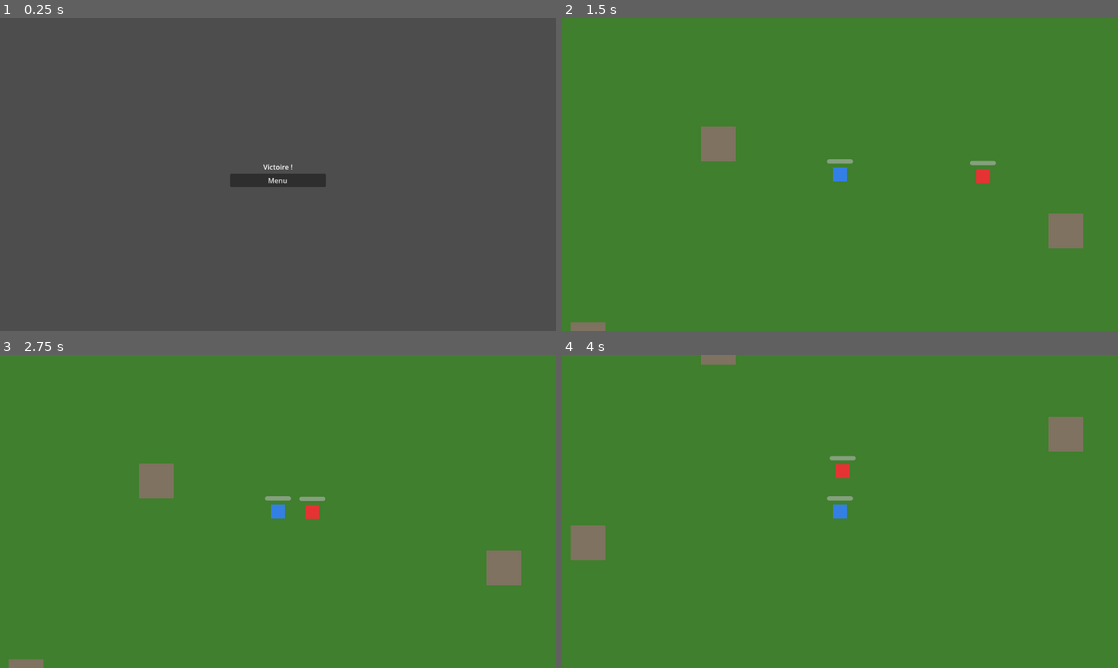
Above: before the commit, frames 1-4 (two rows, left to right).
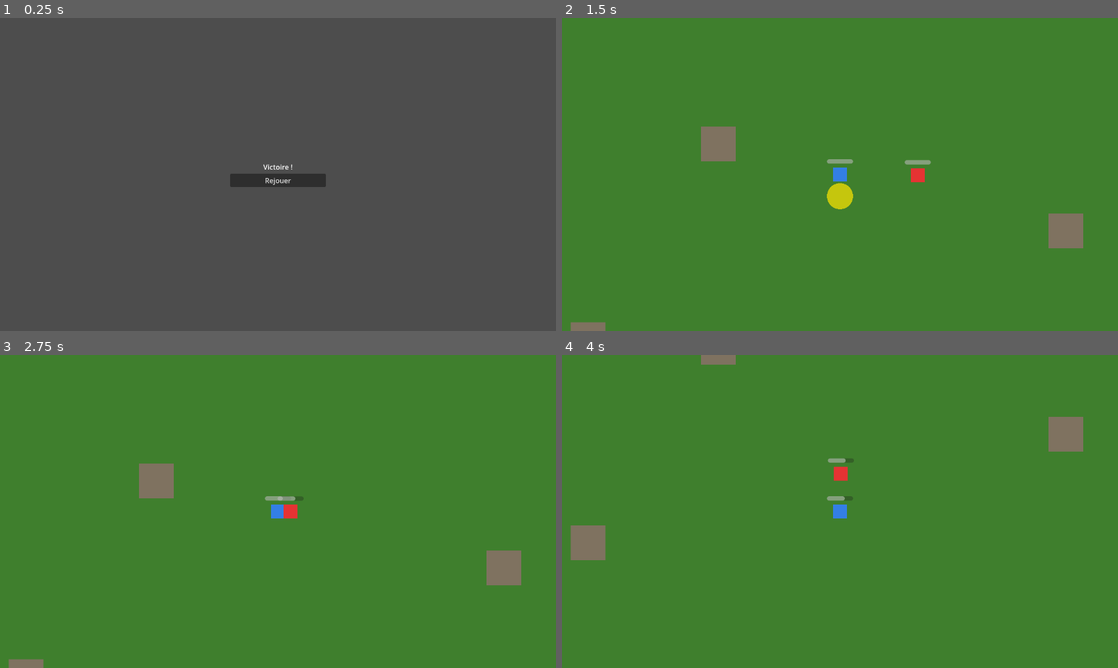
Above: after the commit, the same moments.

Repository: zwentty/v-2-jeu
Game: Godot game, scene res://scenes/menus/victory.tscn
Same seed, same stepped clock (60 frames per second), same inputs: the game is played once before the commit and once after it. This scene is started directly instead of the project's main scene.
Inputs (mouse positions are in pixels of both pictures, inside the frame that each line leads up to):
- Up to frame 1 (0.25 s): no input
- Up to frame 2 (1.5 s): click (840, 180) at 0.5 s, where only the run before the commit has a clickable "Menu"; click (840, 180) at 1.25 s, where only the run before the commit has a clickable "Démarrer"
- Up to frame 3 (2.75 s): move the mouse to (400, 495) at 2.02 s; hold D from 2.03 s (still down); hold Q from 2.03 s (still down); click (400, 495) at 2.17 s
- Up to frame 4 (4 s): move the mouse to (728, 527) at 2.77 s; release D at 2.78 s; release Q at 2.78 s; hold S 2.78-3.53 s; tap Z at 2.85 s; move the mouse to (895, 442) at 3.52 s; hold D from 3.53 s (still down); hold Q from 3.53 s (still down)

The runs differ from the first frame. In frame 1, less than 0.1% of the frame differs, in the area x 47-53%, y 51-54%; in frame 2, 0.7%, in the area x 47-78%, y 45-62%; in frame 3, 0.3%; in frame 4, 0.2%.

Commit message:
rejouer après une victoire
Co-authored-by: Copilot <copilot@github.com>

Diff:
--- a/scenes/menus/victory.gd
+++ b/scenes/menus/victory.gd
@@ -1,14 +1,14 @@
 # =============================================================================
 # victory.gd
 # Script de l'écran de victoire.
-# Quand le joueur clique sur "Menu", on retourne au menu principal.
+# Quand le joueur clique sur "Rejouer", on recharge le monde pour recommencer.
 # =============================================================================
 extends Control
 
 func _ready() -> void:
-	# On connecte le signal "pressed" du bouton "Menu".
-	$CenterContainer/VBoxContainer/BoutonMenu.pressed.connect(_on_menu_pressed)
+	# On connecte le signal "pressed" du bouton "Rejouer".
+	$CenterContainer/VBoxContainer/BoutonRejouer.pressed.connect(_on_rejouer_pressed)
 
-func _on_menu_pressed() -> void:
-	# On charge le menu principal.
-	get_tree().change_scene_to_file("res://scenes/menus/menu.tscn")
+func _on_rejouer_pressed() -> void:
+	# On recharge world.tscn pour recommencer une nouvelle partie.
+	get_tree().change_scene_to_file("res://scenes/world/world.tscn")
--- a/scenes/menus/victory.tscn
+++ b/scenes/menus/victory.tscn
@@ -30,7 +30,7 @@
 text = "Victoire !"
 horizontal_alignment = 1
 
-; --- Bouton Menu ---
-[node name="BoutonMenu" type="Button" parent="CenterContainer/VBoxContainer"]
+; --- Bouton Rejouer ---
+[node name="BoutonRejouer" type="Button" parent="CenterContainer/VBoxContainer"]
 layout_mode = 2
-text = "Menu"
+text = "Rejouer"
